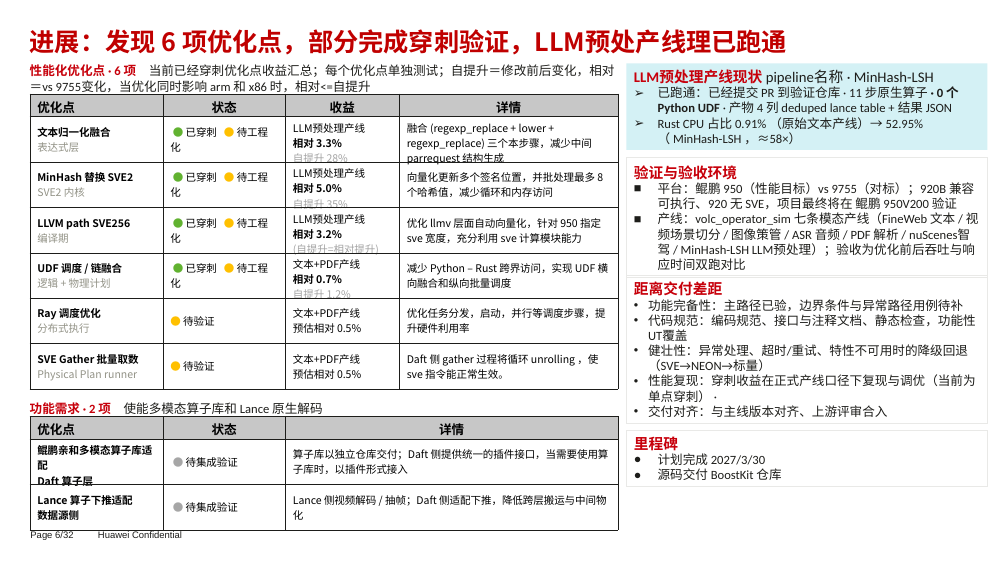
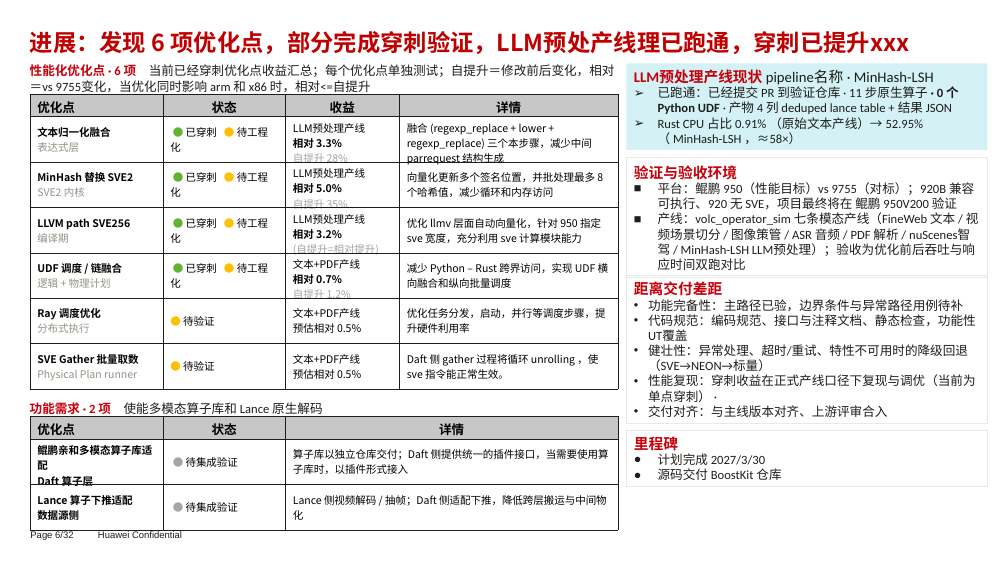
Before and after one commit to sui-zhiyuan/mindvault, a slide deck: slide 6 of slides/define1.pptx. Drawn at 1008x567 pixels with LibreOffice and Linux fonts; fonts in the diff are those of the drawing; background and template pictures are left out. Boxes give left, top, right and bottom in pixels: in the first picture for what was removed or moved away, otherwise in the second. Text is boxed around its words. In the diff, an @@ line names an element or a change of style, - is before the commit and + after.

Commit message:
u8

```diff
--- a/slides/define1.pptx
+++ b/slides/define1.pptx
@@ text at bbox=[30, 31, 910, 54]: text changed; size 24 to 22.2 pt @@
-进展：发现 6 项优化点，部分完成穿刺验证，LLM预处产线理已跑通
+进展：发现 6 项优化点，部分完成穿刺验证，LLM预处产线理已跑通，穿刺已提升xxx
```
